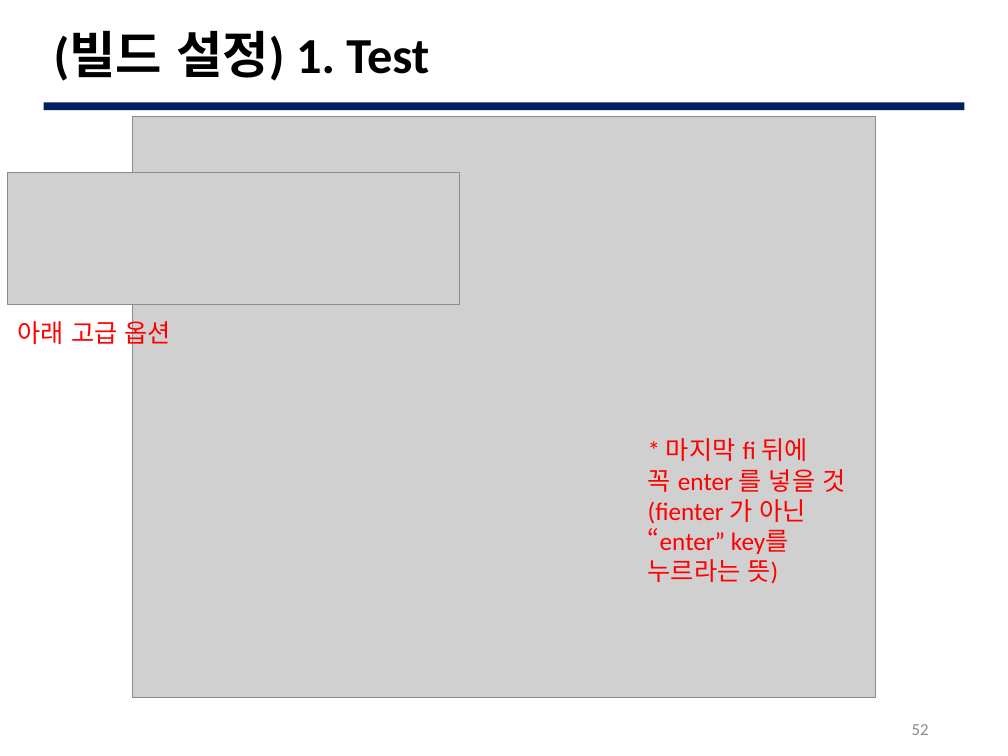
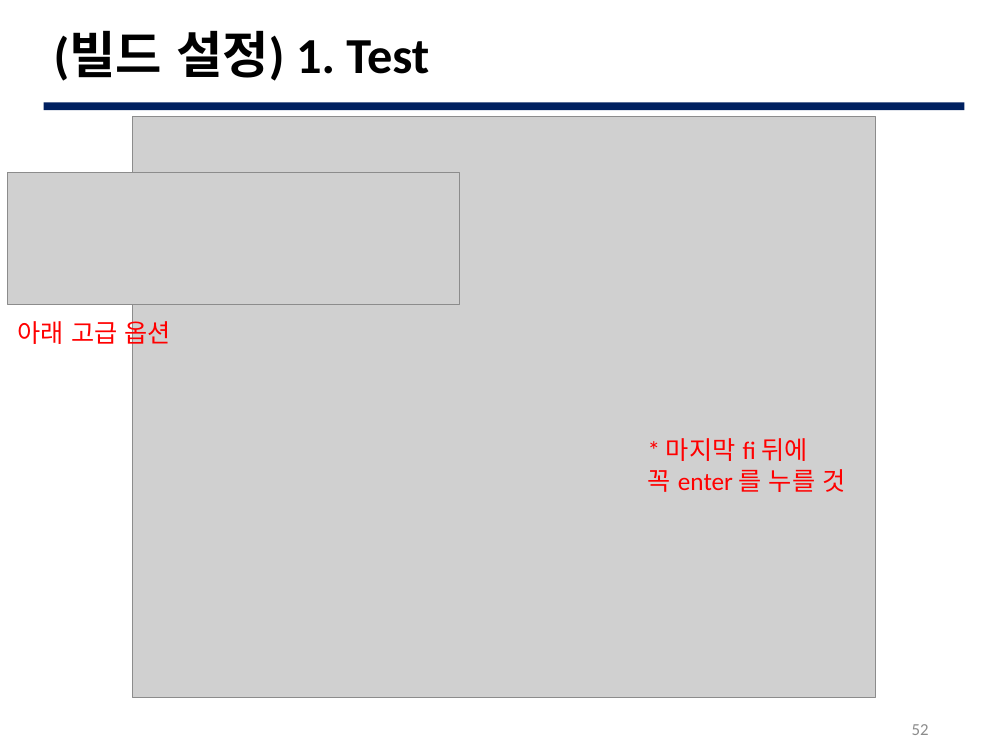
Before and after one commit to JBNU-JEduTools/osscourse, a slide deck: slide 52 of Slides/15. 개발 프로세스 실습 3.pptx. Drawn at 1008x756 pixels with LibreOffice and Linux fonts; fonts in the diff are those of the drawing; grey boxes stand for pictures; background and template pictures are left out. Boxes give left, top, right and bottom in pixels: in the first picture for what was removed or moved away, otherwise in the second. Text is boxed around its words. In the diff, an @@ line names an element or a change of style, - is before the commit and + after.

```diff
--- a/Slides/15. 개발 프로세스 실습 3.pptx
+++ b/Slides/15. 개발 프로세스 실습 3.pptx
@@ text at (648, 469, 845, 492): text changed @@
-꼭 enter 를 넣을 것(fienter 가 아닌 “enter” key를 누르라는 뜻)
+꼭 enter 를 누를 것
```
Also in this commit, not shown: 5 other slides changed.
